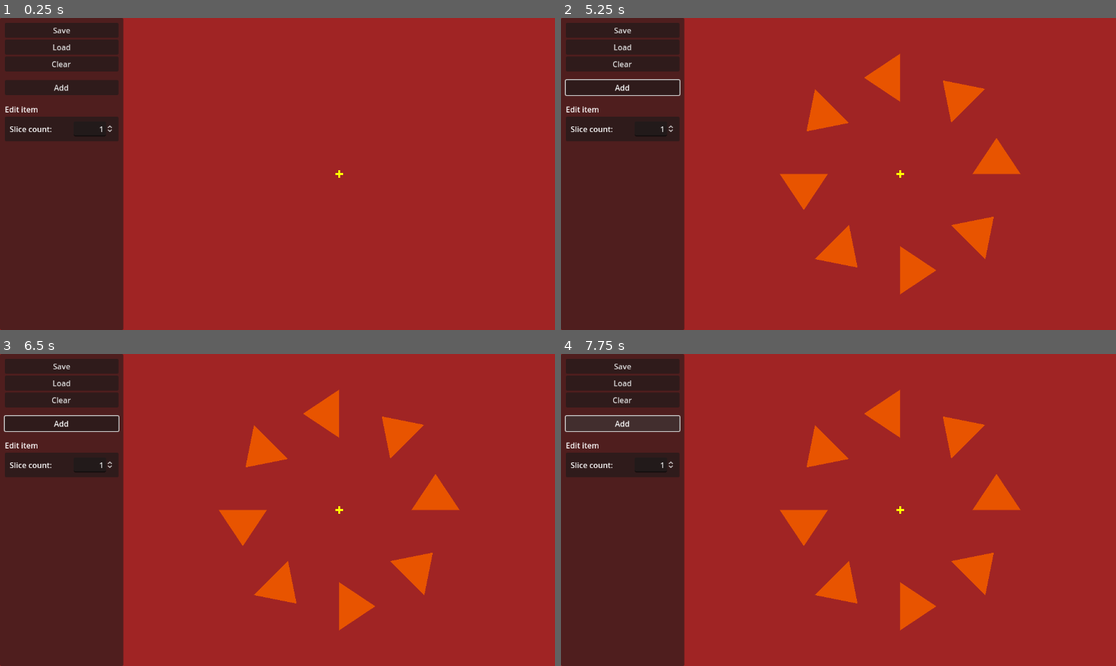
Above: before the commit, frames 1-4 (two rows, left to right).
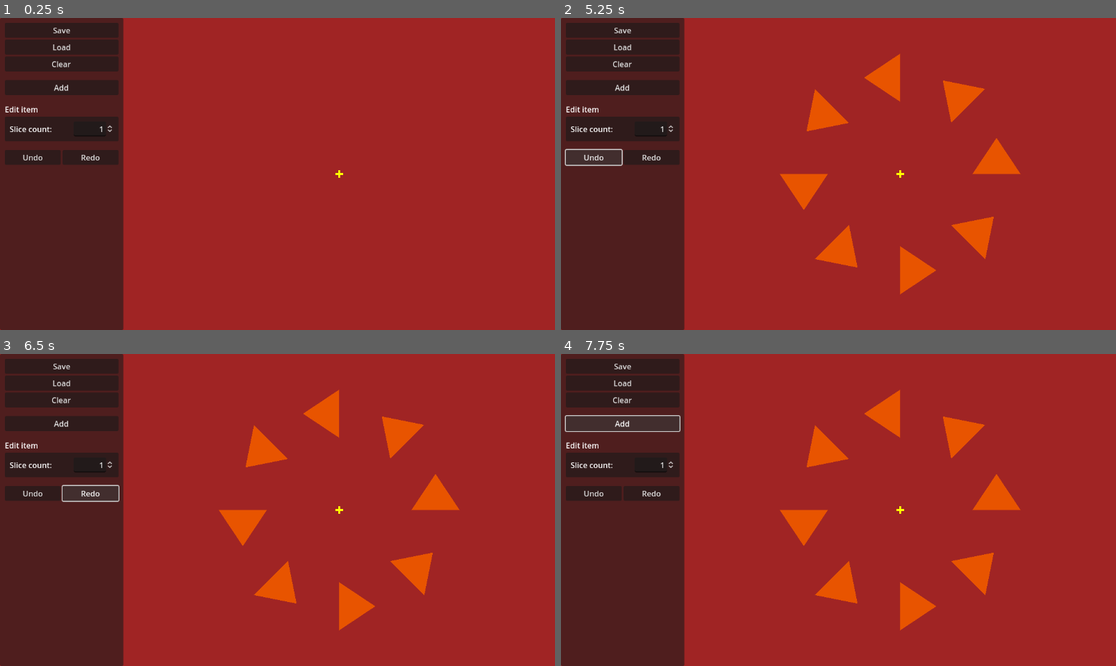
Above: after the commit, the same moments.

Repository: zoeesilcock/symmetar
Game: Godot game, scene res://Main.tscn
The game is run twice, just before and just after one commit, with the same random seed, the same clock (stepped at 60 frames per second) and the same inputs.
Inputs (mouse positions are in pixels of both pictures, inside the frame that each line leads up to):
- Up to frame 1 (0.25 s): no input
- Up to frame 2 (5.25 s): click (594, 158) at 0.5 s, where only the run after the commit has a clickable "Undo"; click (649, 158) at 1.25 s, where only the run after the commit has a clickable "Redo"; click "Clear" at 2 s; click "Add" at 2.75 s; click "Clear" at 3.5 s; click "Add" at 4.25 s; click (594, 158) at 5 s, where only the run after the commit has a clickable "Undo"
- Up to frame 3 (6.5 s): click (88, 494) at 5.75 s, where only the run after the commit has a clickable "Redo"
- Up to frame 4 (7.75 s): click "Clear" at 6.5 s; click "Add" at 7.25 s

The runs differ from the first frame. In frame 1, 0.9% of the frame differs, in the area x 0-22%, y 42-47%; in frame 2, 0.8%; in frame 3, 0.8%; in frame 4, 0.9%.

Commit message:
Add undo and redo buttons to the UI

Diff:
--- a/Document/Document.gd
+++ b/Document/Document.gd
@@ -47,6 +47,12 @@
 
 	elements = []
 
+func undo():
+	print("Undo!")
+
+func redo():
+	print("Redo!")
+
 func _instantiate_elements():
 	elements.resize(len(state.elements))
 
--- a/UI/UI.gd
+++ b/UI/UI.gd
@@ -42,3 +42,9 @@
 	if ui_state.selected_element_index >= 0:
 		var element_state = world.document.get_element_state(ui_state.selected_element_index)
 		element_state.slice_count = value
+
+func _on_undo_button_pressed():
+	world.document.undo()
+
+func _on_redo_button_pressed():
+	world.document.redo()
--- a/UI/UI.tscn
+++ b/UI/UI.tscn
@@ -94,6 +94,20 @@
 custom_minimum_size = Vector2(0, 10)
 layout_mode = 2
 
+[node name="UndoContainer" type="HBoxContainer" parent="Root/Panel/MarginContainer/VBoxContainer"]
+layout_mode = 2
+
+[node name="UndoButton" type="Button" parent="Root/Panel/MarginContainer/VBoxContainer/UndoContainer"]
+layout_mode = 2
+size_flags_horizontal = 3
+text = "Undo"
+
+[node name="RedoButton" type="Button" parent="Root/Panel/MarginContainer/VBoxContainer/UndoContainer"]
+layout_mode = 2
+size_flags_horizontal = 3
+text = "Redo
+"
+
 [node name="FileDialog" type="FileDialog" parent="Root"]
 position = Vector2i(300, 75)
 size = Vector2i(800, 520)
@@ -104,4 +118,6 @@
 [connection signal="pressed" from="Root/Panel/MarginContainer/VBoxContainer/ClearButton" to="." method="_on_clear_button_pressed"]
 [connection signal="pressed" from="Root/Panel/MarginContainer/VBoxContainer/AddButton" to="." method="_on_add_button_pressed"]
 [connection signal="value_changed" from="Root/Panel/MarginContainer/VBoxContainer/EditContainer/MarginContainer/GridContainer/CountInput" to="." method="_on_slice_count_changed"]
+[connection signal="pressed" from="Root/Panel/MarginContainer/VBoxContainer/UndoContainer/UndoButton" to="." method="_on_undo_button_pressed"]
+[connection signal="pressed" from="Root/Panel/MarginContainer/VBoxContainer/UndoContainer/RedoButton" to="." method="_on_redo_button_pressed"]
 [connection signal="file_selected" from="Root/FileDialog" to="." method="_on_file_selected"]
